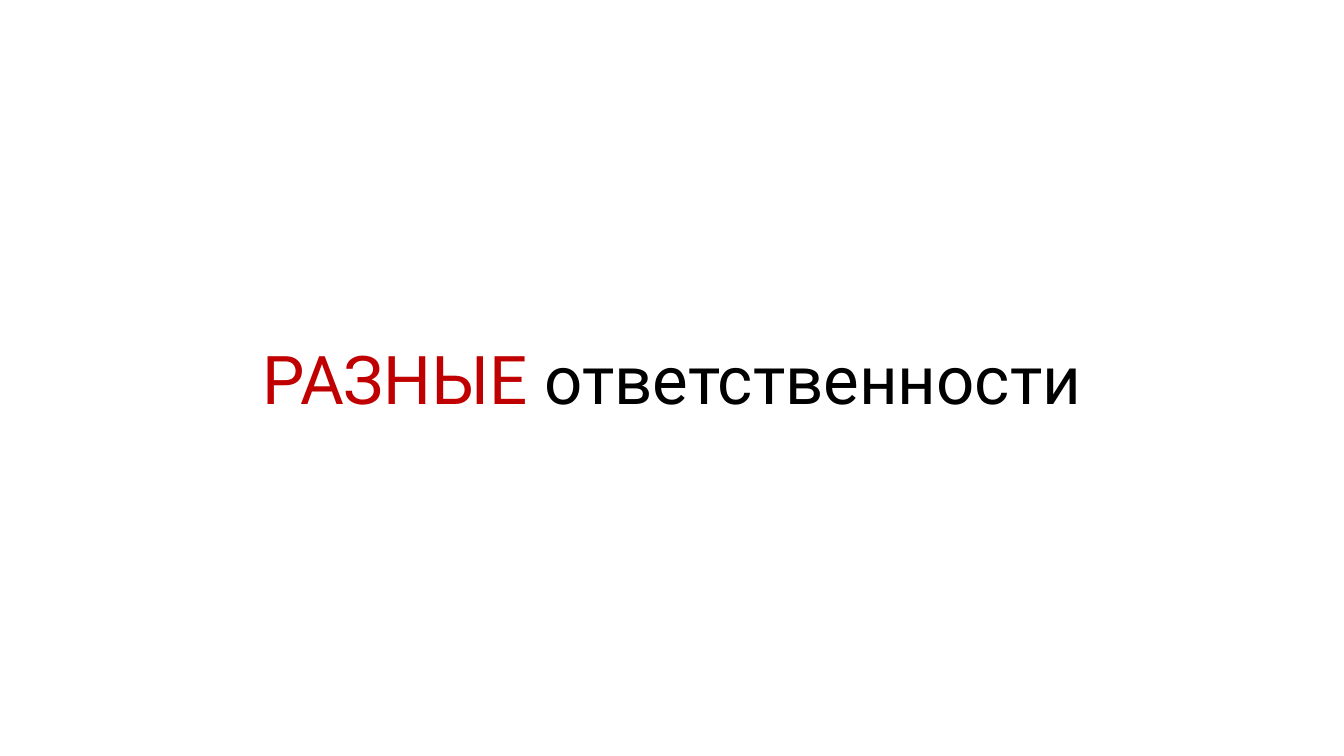
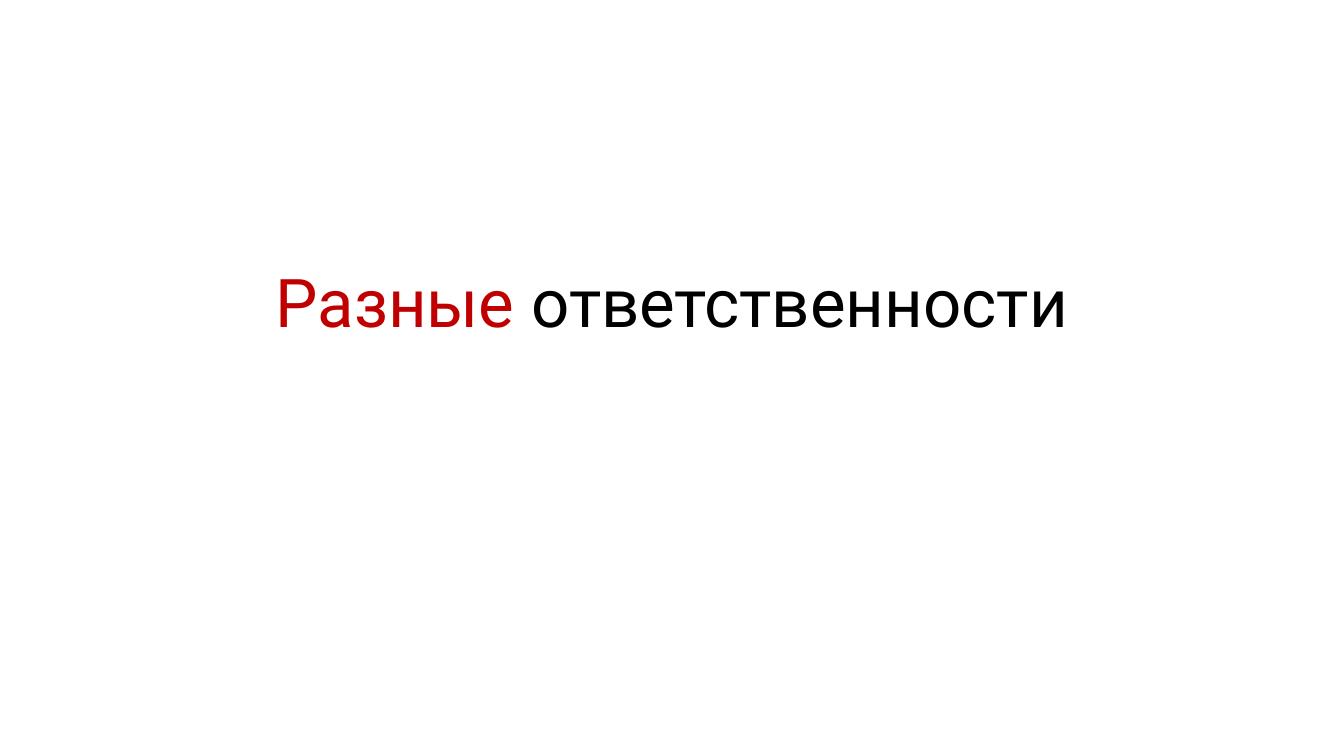
Before and after one commit to rkhaimov/brain-gym, a slide deck: slide 74 of Презентация.pptx. Drawn at 1344x756 pixels with LibreOffice and Linux fonts; fonts in the diff are those of the drawing; background and template pictures are left out. Boxes give left, top, right and bottom in pixels: in the first picture for what was removed or moved away, otherwise in the second. Text is boxed around its words. In the diff, an @@ line names an element or a change of style, - is before the commit and + after.

```diff
--- a/Презентация.pptx
+++ b/Презентация.pptx
@@ text at bbox=[276, 279, 1067, 328]: text changed @@
-РАЗНЫЕ ответственности
+Разные ответственности
```
Also in this commit, not shown: 49 other slides changed, 1 slide added, 1 slide removed.
